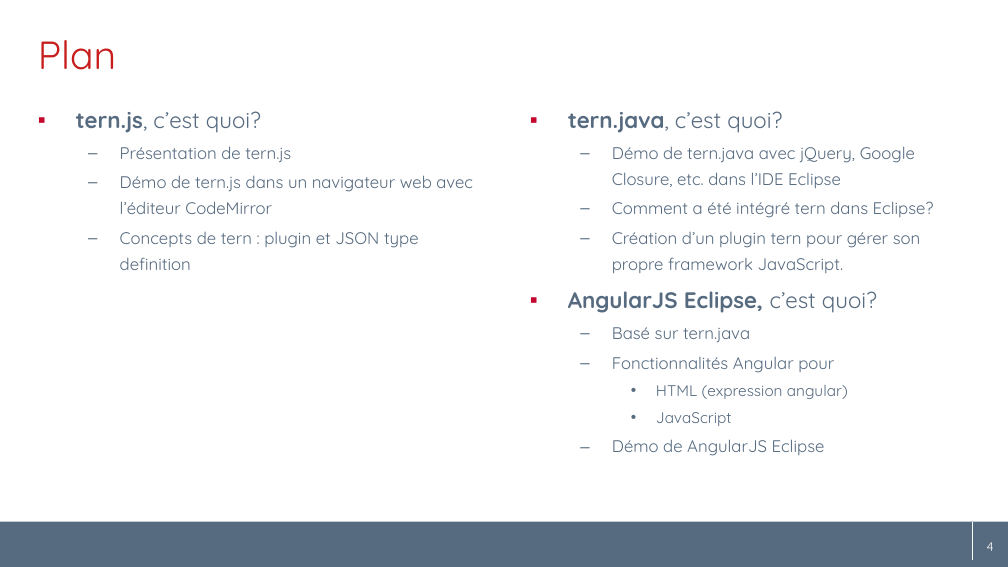
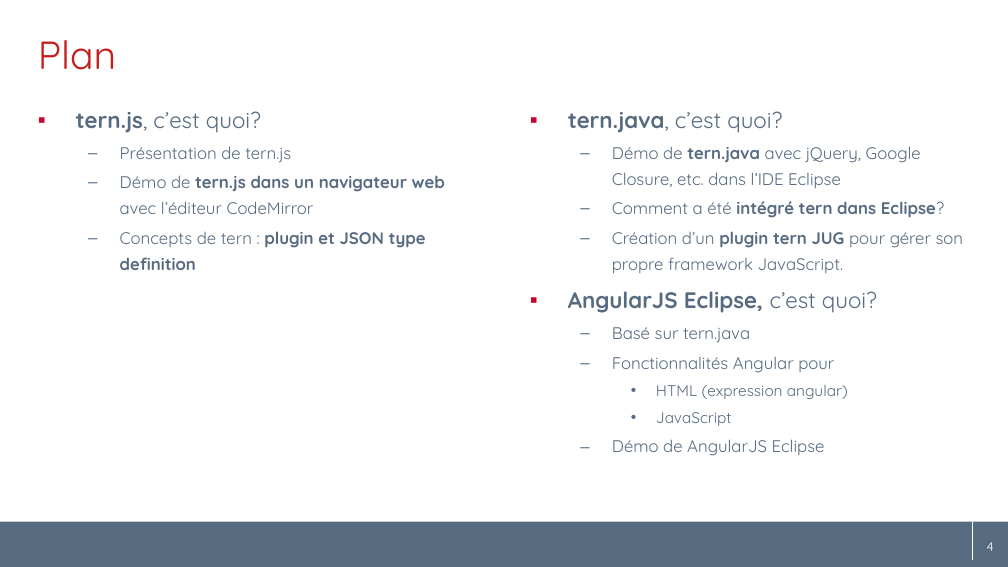
Before and after one commit to angelozerr/tern.java, a slide deck: slide 4 of docs/tern.java_fr.pptx. Drawn at 1008x567 pixels with LibreOffice and Linux fonts; fonts in the diff are those of the drawing; background and template pictures are left out. Boxes give left, top, right and bottom in pixels: in the first picture for what was removed or moved away, otherwise in the second. Text is boxed around its words. In the diff, an @@ line names an element or a change of style, - is before the commit and + after.

Commit message:
[docs] add JSON typedef

```diff
--- a/docs/tern.java_fr.pptx
+++ b/docs/tern.java_fr.pptx
@@ text at (612,146,944,218): bold on in "tern.java", "intégré tern dans Eclipse?" @@
@@ text at (120,175,445,270): bold on in "tern.js dans un navigateur web", "plugin et JSON type definition" @@
@@ text at (612,231,964,273): text changed @@
-  – Création d’un plugin tern pour gérer son propre framework JavaScript.
+  – Création d’un plugin tern JUG pour gérer son propre framework JavaScript.
```
Also in this commit, not shown: 4 other slides changed, 1 slide added.
